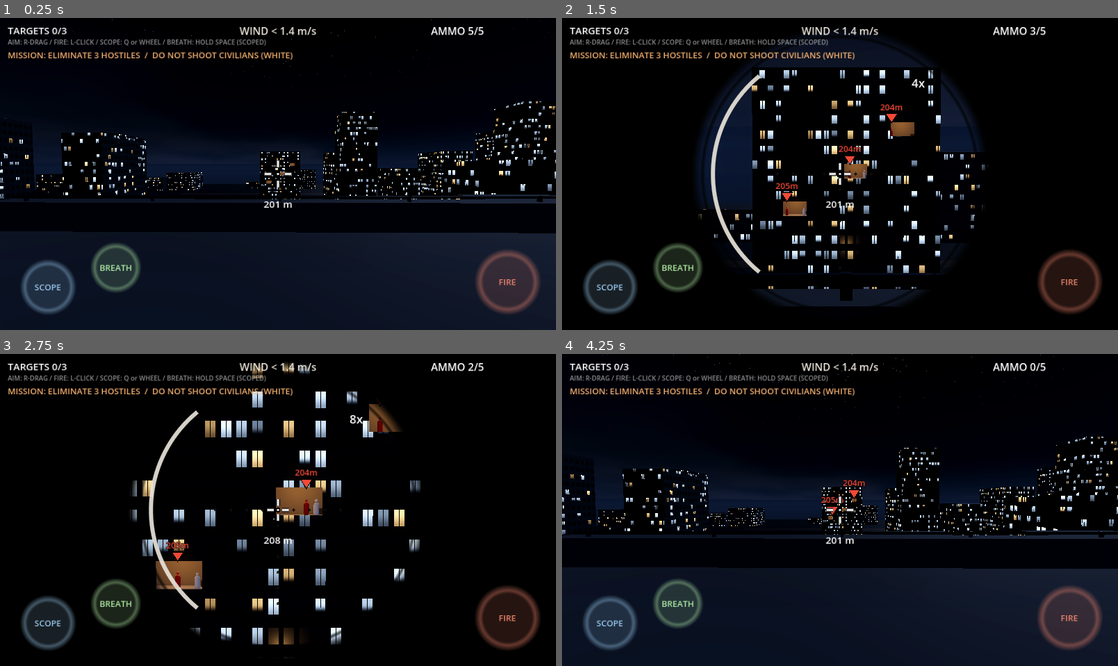
Above: before the commit, frames 1-4 (two rows, left to right).
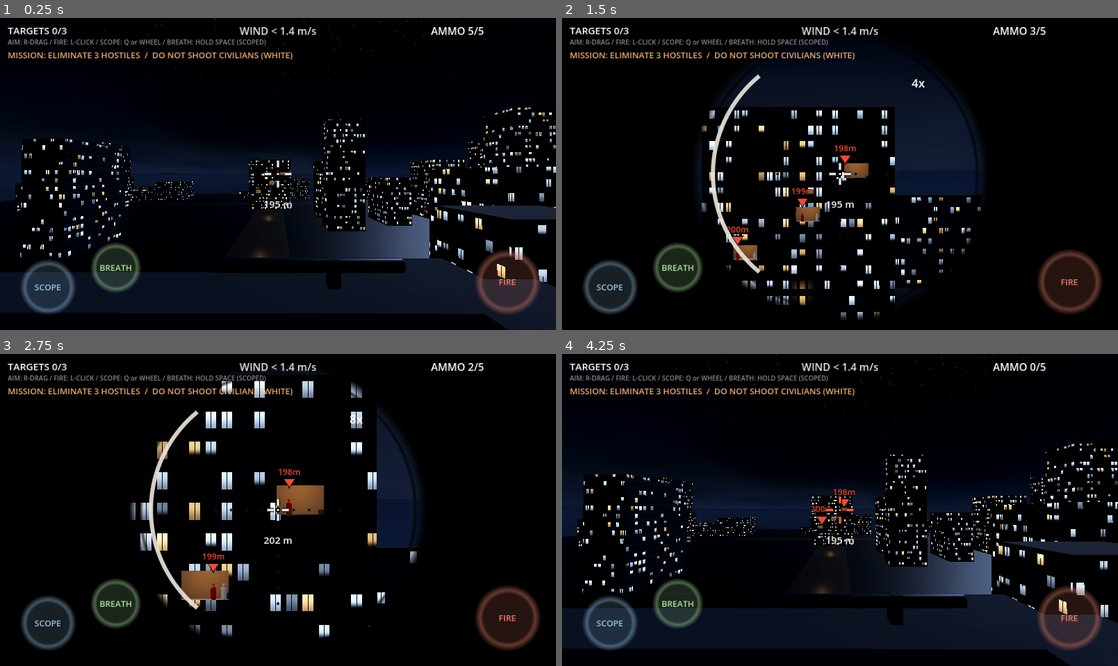
Above: after the commit, the same moments.

Repository: yasu111h/one-shot-ahead
Game: Godot game, scene res://stages/city/city_stage.tscn
Same seed, same stepped clock (60 frames per second), same inputs: the game is played once before the commit and once after it.
Inputs (mouse positions are in pixels of both pictures, inside the frame that each line leads up to):
- Up to frame 1 (0.25 s): no input
- Up to frame 2 (1.5 s): tap Enter at 0.5 s; move the mouse to (962, 158) at 0.52 s; tap Q at 0.6 s; click (962, 158) at 0.67 s; tap Space at 0.77 s; drag from (728, 189) to (812, 236) at 1.27 s
- Up to frame 3 (2.75 s): move the mouse to (333, 441) at 2.02 s; tap Q at 2.1 s; click (333, 441) at 2.17 s
- Up to frame 4 (4.25 s): drag from (812, 572) to (673, 463) at 2.77 s; move the mouse to (1006, 556) at 3.52 s; tap Q at 3.6 s; click (1006, 556) at 3.67 s; tap Space at 3.77 s

The runs differ from the first frame. In frame 1, 23% of the frame differs, in the area x 0-100%, y 0-100%; in frame 2, 15%; in frame 3, 11%; in frame 4, 23%.

Commit message:
狙撃位置を屋上の角へ移動し、視点を角から見渡せる範囲に制限
- SniperCamera: 視点の可動範囲(yaw/pitch)を可変化し set_view_limits を追加。
  反動の左右ぶれも範囲内にクランプ
- SniperStage: リグ生成直後に _configure_rig() フックを呼ぶ（サブクラスが上書き）
- 都市ステージ: 狙撃位置を屋上の前縁・右角(8.6, +2.0, 35.4)へ。
  視点は前方を中心に yaw -40°〜+50°・pitch -35°〜+12° の扇形のみ
  （後ろ＝自分の屋上側には向けない。そこから狙える標的だけを狙う）
- 射撃場は従来の可動範囲(±80°/±25°)のまま

Co-Authored-By: Claude Opus 4.8 <noreply@anthropic.com>

Diff:
--- a/core/camera/sniper_camera.gd
+++ b/core/camera/sniper_camera.gd
@@ -25,6 +25,13 @@
 var breath_holding := false
 var aim_blend := 0.0         # 肉眼0⇄スコープ1のなめらかな遷移値
 
+# 視点の可動範囲（rad）。ステージが set_view_limits で狙撃地点に合わせて絞る。
+# 例：屋上の角に陣取るステージでは「角から見渡せる扇形」だけに制限する
+var yaw_min := deg_to_rad(-80.0)
+var yaw_max := deg_to_rad(80.0)
+var pitch_min := deg_to_rad(-25.0)
+var pitch_max := deg_to_rad(25.0)
+
 var _pitch_node: Node3D
 var _yaw := 0.0
 var _pitch := 0.0
@@ -51,11 +58,25 @@
 	_noise_y.seed = 99
 
 
+## 視点の可動範囲を度で設定する（ステージの狙撃地点から見渡せる範囲に絞る）
+func set_view_limits(yaw_min_deg: float, yaw_max_deg: float,
+		pitch_min_deg: float, pitch_max_deg: float) -> void:
+	yaw_min = deg_to_rad(yaw_min_deg)
+	yaw_max = deg_to_rad(yaw_max_deg)
+	pitch_min = deg_to_rad(pitch_min_deg)
+	pitch_max = deg_to_rad(pitch_max_deg)
+	# 現在の向きが新しい範囲の外なら中へ引き戻す
+	_yaw = clampf(_yaw, yaw_min, yaw_max)
+	_pitch = clampf(_pitch, pitch_min, pitch_max)
+	rotation.y = _yaw
+	_pitch_node.rotation.x = _pitch
+
+
 ## ドラッグによる視点回転。感度はFOVに比例＋スコープ中は×0.55（TABIJI準拠）
 func add_aim_delta(rel: Vector2) -> void:
 	var sens := base_sens * lerpf(1.0, scope_sens_mult, aim_blend) * (camera.fov / BASE_FOV)
-	_yaw = clampf(_yaw - rel.x * sens, deg_to_rad(-80.0), deg_to_rad(80.0))
-	_pitch = clampf(_pitch - rel.y * sens, deg_to_rad(-25.0), deg_to_rad(25.0))
+	_yaw = clampf(_yaw - rel.x * sens, yaw_min, yaw_max)
+	_pitch = clampf(_pitch - rel.y * sens, pitch_min, pitch_max)
 	rotation.y = _yaw
 	_pitch_node.rotation.x = _pitch
 
@@ -64,8 +85,8 @@
 func aim_at(point: Vector3) -> void:
 	var to := point - global_position
 	var horiz := Vector2(to.x, to.z).length()
-	_yaw = clampf(atan2(-to.x, -to.z), deg_to_rad(-80.0), deg_to_rad(80.0))
-	_pitch = clampf(atan2(to.y, horiz), deg_to_rad(-25.0), deg_to_rad(25.0))
+	_yaw = clampf(atan2(-to.x, -to.z), yaw_min, yaw_max)
+	_pitch = clampf(atan2(to.y, horiz), pitch_min, pitch_max)
 	rotation.y = _yaw
 	_pitch_node.rotation.x = _pitch
 
@@ -108,7 +129,7 @@
 ## 発射時の反動キック（TABIJI準拠：ピッチ跳ね＋左右微ぶれ）
 func kick() -> void:
 	_recoil = minf(_recoil + recoil_kick * lerpf(1.0, recoil_scoped_mult, aim_blend), recoil_max)
-	_yaw += randf_range(-0.0018, 0.0018)
+	_yaw = clampf(_yaw + randf_range(-0.0018, 0.0018), yaw_min, yaw_max)
 	rotation.y = _yaw
 
 
--- a/stages/city/city_stage.gd
+++ b/stages/city/city_stage.gd
@@ -10,8 +10,15 @@
 
 
 func _rig_position() -> Vector3:
-	# 屋上の手すりの内側。立って構えた目線の高さ
-	return Vector3(0.0, CityBuildings.ROOF_Y + 2.4, 41.0)
+	# 屋上の前縁・右角（パラペットの内側すぐ）。スナイパーは屋上の端に陣取る
+	return Vector3(8.6, CityBuildings.ROOF_Y + 2.0, 35.4)
+
+
+func _configure_rig() -> void:
+	# 角から見渡せる範囲だけに視点を制限する。
+	# 前方（-Z＝標的ビル）を中心に、左右は通りの谷間が見える扇形まで。
+	# 後ろ（自分の屋上側）は向けない＝そこから狙える標的だけを狙う
+	rig.set_view_limits(-40.0, 50.0, -35.0, 12.0)
 
 
 func _mission_text() -> String:
--- a/stages/sniper_stage.gd
+++ b/stages/sniper_stage.gd
@@ -81,6 +81,11 @@
 ## 狙撃地点（カメラリグの位置）
 func _rig_position() -> Vector3:
 	return Vector3.ZERO
+
+
+## リグの追加設定（視点の可動範囲など）。サブクラスが上書きする
+func _configure_rig() -> void:
+	pass
 
 
 ## ステージ開始時のランダムな横風（X軸方向）
@@ -134,6 +139,7 @@
 	rig = SniperCamera.new()
 	add_child(rig)
 	rig.position = _rig_position()
+	_configure_rig()
 	# 起動時は最も近い標的がほぼ画面中央に見える向きにする
 	var nearest := _nearest_hostile()
 	if nearest != null:
